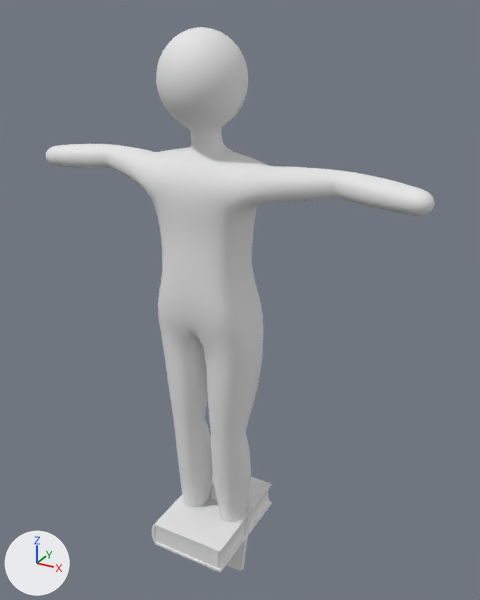
A saved change to the FBX model Assets/Objects/book.fbx.
Camera for both pictures: a 50 mm camera at (3.92, -6.4, 6.79) aimed at (0.22, 0.32, 3.43). Every picture has the same lights, and +X, +Y and +Z are marked at lower left. Where no turn or scale is listed for an object, it has been applied to the vertices.

In view in the first picture: 'Cube', 'book', 'picframe'.
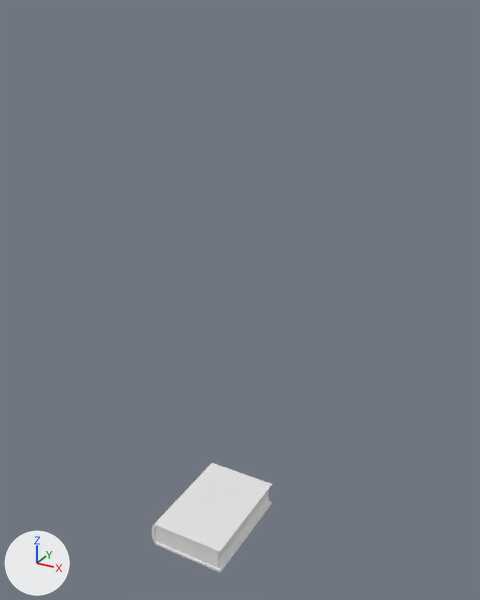
What the commit changed:
Object 'Cube' (ob_cube) is deleted.
Object 'picframe' (ob_picframe) is deleted.

What differs and where, as boxes [x1, y1, x2, y2] in the pictures (480 x 600 px):
'Cube', deleted
    before: [46, 27, 435, 522]
'picframe', deleted
    before: [210, 485, 253, 571]
